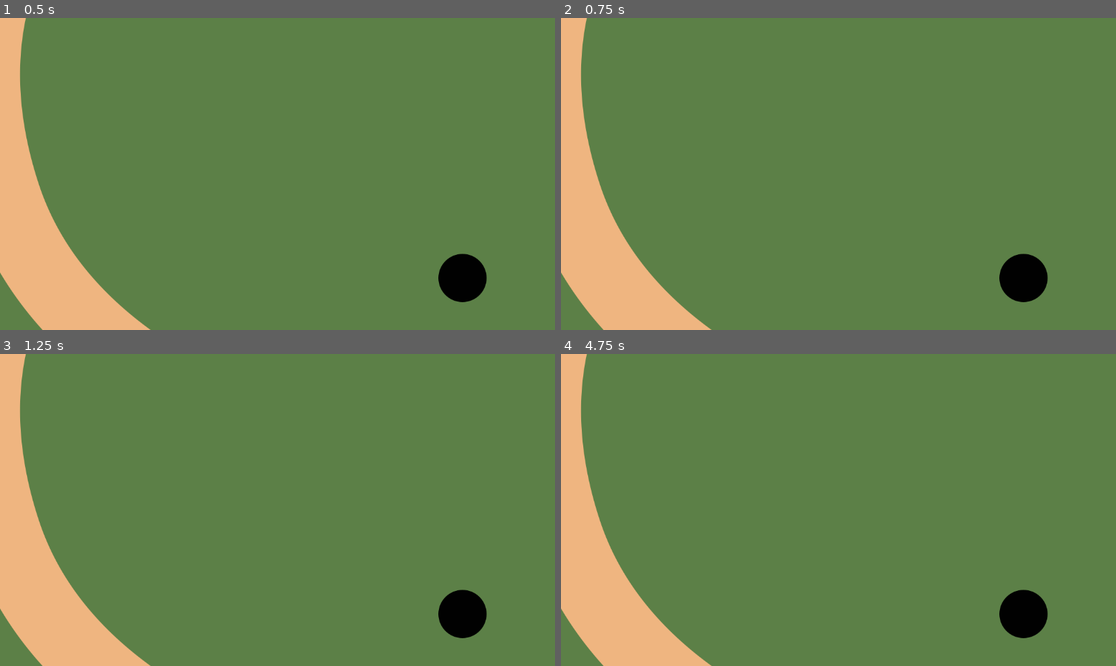
Above: before the commit, frames 1-4 (two rows, left to right).
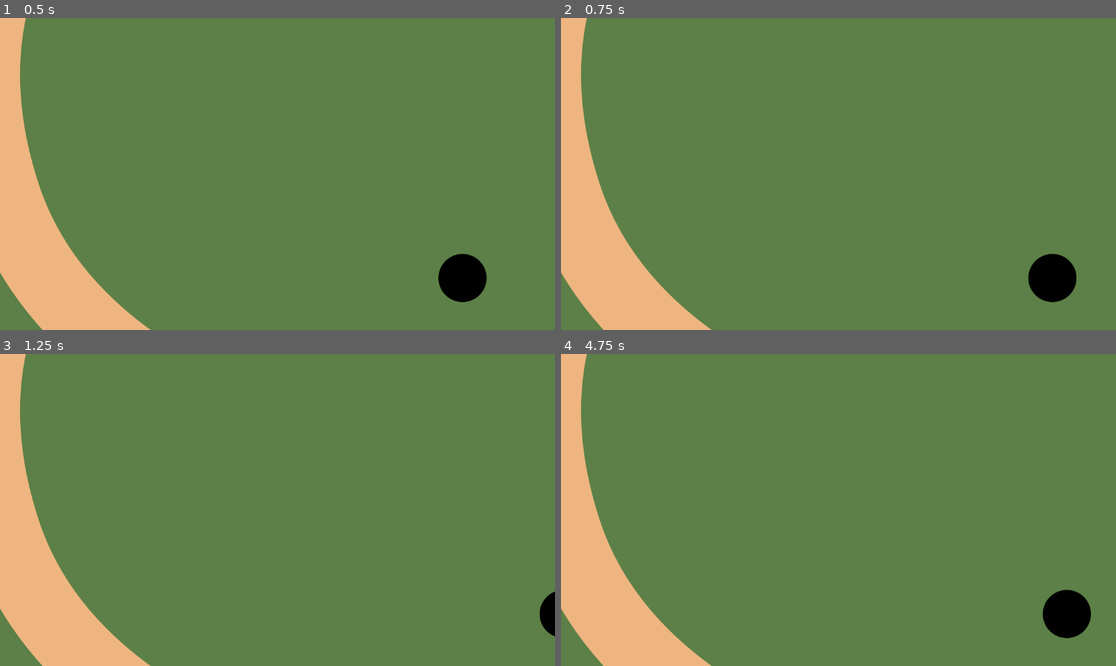
Above: after the commit, the same moments.

Repository: k1404635/GameJam2023
Game: Godot game, scene res://scenes/world.tscn
Two runs of this game, one before a commit and one after it. Both use one fixed random seed, a clock stepped at 60 frames per second and the inputs below. This scene is started directly instead of the project's main scene.
Inputs (mouse positions are in pixels of both pictures, inside the frame that each line leads up to):
- Up to frame 1 (0.5 s): no input
- Up to frame 2 (0.75 s): tap Enter at 0.5 s; move the mouse to (960, 158) at 0.52 s; hold D (move_right, bound only after the commit) from 0.53 s (still down); click (960, 158) at 0.6 s
- Up to frame 3 (1.25 s): keep holding D (move_right, bound only after the commit); tap E (interact, bound only after the commit) at 0.8 s
- Up to frame 4 (4.75 s): move the mouse to (727, 525) at 1.27 s; release D (move_right, bound only after the commit) at 1.28 s; hold S (move_down, bound only after the commit) 1.28-2.03 s; tap E (interact, bound only after the commit) at 1.35, 2.3, 2.85, 3.8, 4.35 s; click (727, 525) at 1.55 s; tap Space at 2, 3.5 s; move the mouse to (894, 441) at 2.02 s; hold D (move_right, bound only after the commit) 2.03-2.78 s; click (894, 441) at 2.1 s; tap Enter at 2.75, 4.25 s; move the mouse to (810, 572) at 2.77 s; hold W (move_up, bound only after the commit) 2.78-3.53 s; click (810, 572) at 3.05 s; move the mouse to (1005, 556) at 3.52 s; hold A (move_left, bound only after the commit) from 3.53 s (still down); click (1005, 556) at 3.6 s; move the mouse to (672, 463) at 4.27 s; click (672, 463) at 4.55 s

Frame 1 is identical in both runs. In frame 2, 1.5% of the frame differs, in the area x 78-93%, y 75-92%; in frame 3, 1.4%; in frame 4, 2.1%, in the area x 78-96%, y 75-92%.
Error after the commit: Invalid assignment of property or key 'text' with value of type 'String' on a base object of type 'null instance'. (res://scripts/player.gd:60)

Commit message:
dialogue connected to items/interactables

Diff:
--- /dev/null
+++ b/Game Components/Interact Area/interact_area.gd
@@ -0,0 +1,11 @@
+class_name Interactable extends Area2D
+
+
+@export var interact_label = "Press E to interact"
+var interact_type = "dialogue"
+@export var upper_text = []
+@export var show_lower = false
+@export var behav = ""
+@export var upper_filepath = ""
+@export var lower_filepath = ""
+@export var lower_text = []
--- /dev/null
+++ b/Game Components/Interact Area/interact_area.tscn
@@ -0,0 +1,15 @@
+[gd_scene load_steps=3 format=3 uid="uid://c3sew4buihhoa"]
+
+[ext_resource type="Script" path="res://Game Components/Interact Area/interact_area.gd" id="1_pltwy"]
+
+[sub_resource type="CircleShape2D" id="CircleShape2D_pys76"]
+radius = 11.0454
+
+[node name="InteractArea" type="Area2D"]
+collision_layer = 2
+collision_mask = 0
+monitoring = false
+script = ExtResource("1_pltwy")
+
+[node name="CollisionShape2D" type="CollisionShape2D" parent="."]
+shape = SubResource("CircleShape2D_pys76")
--- a/project.godot
+++ b/project.godot
@@ -14,6 +14,44 @@
 run/main_scene="res://scenes/logo_animation.tscn"
 config/features=PackedStringArray("4.1", "Mobile")
 config/icon="res://icon.svg"
+<<<<<<<HEADconfig/features=PackedStringArray("4.1")
+
+[input]
+
+interact={
+"deadzone": 0.5,
+"events": [Object(InputEventKey,"resource_local_to_scene":false,"resource_name":"","device":-1,"window_id":0,"alt_pressed":false,"shift_pressed":false,"ctrl_pressed":false,"meta_pressed":false,"pressed":false,"keycode":0,"physical_keycode":69,"key_label":0,"unicode":101,"echo":false,"script":null)
+]
+}
+move_left={
+"deadzone": 0.5,
+"events": [Object(InputEventKey,"resource_local_to_scene":false,"resource_name":"","device":-1,"window_id":0,"alt_pressed":false,"shift_pressed":false,"ctrl_pressed":false,"meta_pressed":false,"pressed":false,"keycode":0,"physical_keycode":65,"key_label":0,"unicode":97,"echo":false,"script":null)
+]
+}
+move_right={
+"deadzone": 0.5,
+"events": [Object(InputEventKey,"resource_local_to_scene":false,"resource_name":"","device":-1,"window_id":0,"alt_pressed":false,"shift_pressed":false,"ctrl_pressed":false,"meta_pressed":false,"pressed":false,"keycode":0,"physical_keycode":68,"key_label":0,"unicode":100,"echo":false,"script":null)
+]
+}
+move_up={
+"deadzone": 0.5,
+"events": [Object(InputEventKey,"resource_local_to_scene":false,"resource_name":"","device":-1,"window_id":0,"alt_pressed":false,"shift_pressed":false,"ctrl_pressed":false,"meta_pressed":false,"pressed":false,"keycode":0,"physical_keycode":87,"key_label":0,"unicode":119,"echo":false,"script":null)
+]
+}
+move_down={
+"deadzone": 0.5,
+"events": [Object(InputEventKey,"resource_local_to_scene":false,"resource_name":"","device":-1,"window_id":0,"alt_pressed":false,"shift_pressed":false,"ctrl_pressed":false,"meta_pressed":false,"pressed":false,"keycode":0,"physical_keycode":83,"key_label":0,"unicode":115,"echo":false,"script":null)
+]
+}
+advance_dialogue={
+"deadzone": 0.5,
+"events": [Object(InputEventMouseButton,"resource_local_to_scene":false,"resource_name":"","device":-1,"window_id":0,"alt_pressed":false,"shift_pressed":false,"ctrl_pressed":false,"meta_pressed":false,"button_mask":1,"position":Vector2(336, 17),"global_position":Vector2(340, 60),"factor":1.0,"button_index":1,"canceled":false,"pressed":true,"double_click":false,"script":null)
+]
+}
+
+[layer_names]
+
+2d_physics/layer_2="interactions"
 
 [rendering]
 
--- a/scenes/dialogue_engine.tscn
+++ b/scenes/dialogue_engine.tscn
@@ -48,90 +48,6 @@
 "values": [Vector2(25, 1105)]
 }
 
-[sub_resource type="Animation" id="Animation_wmecp"]
-resource_name = "upper_in"
-tracks/0/type = "value"
-tracks/0/imported = false
-tracks/0/enabled = true
-tracks/0/path = NodePath("UpperBox:position")
-tracks/0/interp = 2
-tracks/0/loop_wrap = true
-tracks/0/keys = {
-"times": PackedFloat32Array(0, 1),
-"transitions": PackedFloat32Array(0.4, 0.4),
-"update": 0,
-"values": [Vector2(25, -325), Vector2(25, 25)]
-}
-
-[sub_resource type="Animation" id="Animation_exn00"]
-resource_name = "upper_and_lower_in"
-tracks/0/type = "value"
-tracks/0/imported = false
-tracks/0/enabled = true
-tracks/0/path = NodePath("UpperBox:position")
-tracks/0/interp = 2
-tracks/0/loop_wrap = true
-tracks/0/keys = {
-"times": PackedFloat32Array(0, 1),
-"transitions": PackedFloat32Array(0.4, 0.4),
-"update": 0,
-"values": [Vector2(25, -325), Vector2(25, 25)]
-}
-tracks/1/type = "value"
-tracks/1/imported = false
-tracks/1/enabled = true
-tracks/1/path = NodePath("LowerBox:position")
-tracks/1/interp = 2
-tracks/1/loop_wrap = true
-tracks/1/keys = {
-"times": PackedFloat32Array(0, 1),
-"transitions": PackedFloat32Array(0.4, 0.4),
-"update": 0,
-"values": [Vector2(25, 1105), Vector2(25, 755)]
-}
-
-[sub_resource type="Animation" id="Animation_pj0x8"]
-resource_name = "upper_out"
-tracks/0/type = "value"
-tracks/0/imported = false
-tracks/0/enabled = true
-tracks/0/path = NodePath("UpperBox:position")
-tracks/0/interp = 2
-tracks/0/loop_wrap = true
-tracks/0/keys = {
-"times": PackedFloat32Array(0, 1),
-"transitions": PackedFloat32Array(0.4, 0.4),
-"update": 0,
-"values": [Vector2(25, 25), Vector2(25, -325)]
-}
-
-[sub_resource type="Animation" id="Animation_sf1o8"]
-resource_name = "upper_and_lower_out"
-tracks/0/type = "value"
-tracks/0/imported = false
-tracks/0/enabled = true
-tracks/0/path = NodePath("UpperBox:position")
-tracks/0/interp = 2
-tracks/0/loop_wrap = true
-tracks/0/keys = {
-"times": PackedFloat32Array(0, 1),
-"transitions": PackedFloat32Array(0.4, 0.4),
-"update": 0,
-"values": [Vector2(25, 25), Vector2(25, -325)]
-}
-tracks/1/type = "value"
-tracks/1/imported = false
-tracks/1/enabled = true
-tracks/1/path = NodePath("LowerBox:position")
-tracks/1/interp = 2
-tracks/1/loop_wrap = true
-tracks/1/keys = {
-"times": PackedFloat32Array(0, 1),
-"transitions": PackedFloat32Array(0.4, 0.4),
-"update": 0,
-"values": [Vector2(25, 755), Vector2(25, 1105)]
-}
-
 [sub_resource type="Animation" id="Animation_j4pvs"]
 resource_name = "proceed"
 loop_mode = 1
@@ -158,6 +74,90 @@
 "transitions": PackedFloat32Array(1, 1, 1),
 "update": 0,
 "values": [0.0, -0.0872665, 0.0]
+}
+
+[sub_resource type="Animation" id="Animation_exn00"]
+resource_name = "upper_and_lower_in"
+tracks/0/type = "value"
+tracks/0/imported = false
+tracks/0/enabled = true
+tracks/0/path = NodePath("UpperBox:position")
+tracks/0/interp = 2
+tracks/0/loop_wrap = true
+tracks/0/keys = {
+"times": PackedFloat32Array(0, 1),
+"transitions": PackedFloat32Array(0.4, 0.4),
+"update": 0,
+"values": [Vector2(25, -325), Vector2(25, 25)]
+}
+tracks/1/type = "value"
+tracks/1/imported = false
+tracks/1/enabled = true
+tracks/1/path = NodePath("LowerBox:position")
+tracks/1/interp = 2
+tracks/1/loop_wrap = true
+tracks/1/keys = {
+"times": PackedFloat32Array(0, 1),
+"transitions": PackedFloat32Array(0.4, 0.4),
+"update": 0,
+"values": [Vector2(25, 1105), Vector2(25, 755)]
+}
+
+[sub_resource type="Animation" id="Animation_sf1o8"]
+resource_name = "upper_and_lower_out"
+tracks/0/type = "value"
+tracks/0/imported = false
+tracks/0/enabled = true
+tracks/0/path = NodePath("UpperBox:position")
+tracks/0/interp = 2
+tracks/0/loop_wrap = true
+tracks/0/keys = {
+"times": PackedFloat32Array(0, 1),
+"transitions": PackedFloat32Array(0.4, 0.4),
+"update": 0,
+"values": [Vector2(25, 25), Vector2(25, -325)]
+}
+tracks/1/type = "value"
+tracks/1/imported = false
+tracks/1/enabled = true
+tracks/1/path = NodePath("LowerBox:position")
+tracks/1/interp = 2
+tracks/1/loop_wrap = true
+tracks/1/keys = {
+"times": PackedFloat32Array(0, 1),
+"transitions": PackedFloat32Array(0.4, 0.4),
+"update": 0,
+"values": [Vector2(25, 755), Vector2(25, 1105)]
+}
+
+[sub_resource type="Animation" id="Animation_wmecp"]
+resource_name = "upper_in"
+tracks/0/type = "value"
+tracks/0/imported = false
+tracks/0/enabled = true
+tracks/0/path = NodePath("UpperBox:position")
+tracks/0/interp = 2
+tracks/0/loop_wrap = true
+tracks/0/keys = {
+"times": PackedFloat32Array(0, 1),
+"transitions": PackedFloat32Array(0.4, 0.4),
+"update": 0,
+"values": [Vector2(25, -325), Vector2(25, 25)]
+}
+
+[sub_resource type="Animation" id="Animation_pj0x8"]
+resource_name = "upper_out"
+tracks/0/type = "value"
+tracks/0/imported = false
+tracks/0/enabled = true
+tracks/0/path = NodePath("UpperBox:position")
+tracks/0/interp = 2
+tracks/0/loop_wrap = true
+tracks/0/keys = {
+"times": PackedFloat32Array(0, 1),
+"transitions": PackedFloat32Array(0.4, 0.4),
+"update": 0,
+"values": [Vector2(25, 25), Vector2(25, -325)]
 }
 
 [sub_resource type="AnimationLibrary" id="AnimationLibrary_8oxi0"]
@@ -245,6 +245,7 @@
 theme_override_styles/panel = SubResource("StyleBoxFlat_sdy3a")
 
 [node name="Portrait" type="TextureRect" parent="LowerBox"]
+layout_mode = 0
 offset_left = 50.0
 offset_top = 50.0
 offset_right = 250.0
--- a/scripts/dialogue_engine.gd
+++ b/scripts/dialogue_engine.gd
@@ -18,14 +18,14 @@
 # Called when the node enters the scene tree for the first time.
 func _ready():
 	# TEST CODE
-	#var params = {
-	#	"show_lower": true,
-	#	"upper_text": ["Hi, Robert!", "...", "You stink."],
-	#	"lower_text": ["Hi, Circle.", "...", "Doesn't stop you from being a circle"],
-	#	"behavior": "back_and_forth"
-	#}
-	#await get_tree().create_timer(2).timeout
-	#start_dialogue(params, "assets/characters/TEMP.png", "assets/characters/TEMP.png")
+#	var params = {
+#		"show_lower": true,
+#		"upper_text": ["Hi, Robert!", "...", "You stink."],
+#		"lower_text": ["Hi, Circle.", "...", "Doesn't stop you from being a circle"],
+#		"behavior": "back_and_forth"
+#	}
+#	await get_tree().create_timer(2).timeout
+#	start_dialogue(params, "assets/characters/TEMP.png", "assets/characters/TEMP.png")
 	pass
 
 
--- a/scripts/player.gd
+++ b/scripts/player.gd
@@ -1,4 +1,7 @@
 extends CharacterBody2D
+
+@onready var all_interactions = []
+@onready var interactLabel = $"Interaction Components/InteractLabel"
 
 var scroll_left_limit = 0
 var scroll_right_limit = 0
@@ -8,6 +11,9 @@
 var scroll_velocity: Vector2 = Vector2(0, 0)
 
 const SPEED = 300.0 * 60
+
+func _ready():
+	update_interactions()
 
 func _physics_process(delta):
 
@@ -31,4 +37,39 @@
 
 	move_and_slide()
 
+	if Input.is_action_just_pressed("interact"):
+		execute_interactions()
+
 # Up POSSIBLE only if y < scroll_y_limit
+
+
+# Interaction methods
+
+func _on_interaction_area_area_entered(area):
+	all_interactions.insert(0, area)
+	update_interactions()
+
+func _on_interaction_area_area_exited(area):
+	all_interactions.erase(area)
+	update_interactions()
+
+func update_interactions():
+	if all_interactions:
+		interactLabel.text = all_interactions[0].interact_label
+	else:
+		interactLabel.text = ""
+
+
+func execute_interactions():
+	if all_interactions:
+		var cur_interaction = all_interactions[0]
+		var params = {
+			"show_lower": cur_interaction.show_lower,
+			"upper_text": cur_interaction.upper_text,
+			"lower_text": cur_interaction.lower_text,
+			"behavior": cur_interaction.behav
+			}
+		var upper = cur_interaction.upper_filepath
+		var lower = cur_interaction.lower_filepath
+		match cur_interaction.interact_type:
+			"dialogue" : get_tree().call_group("Dialogue interactions","start_dialogue", params, upper, lower)
Not shown: 1 places in scenes/dialogue_engine.tscn that only renumber resources
Not shown, changed: .gitignore
Not shown, added: scenes/wor64A3.tmp
